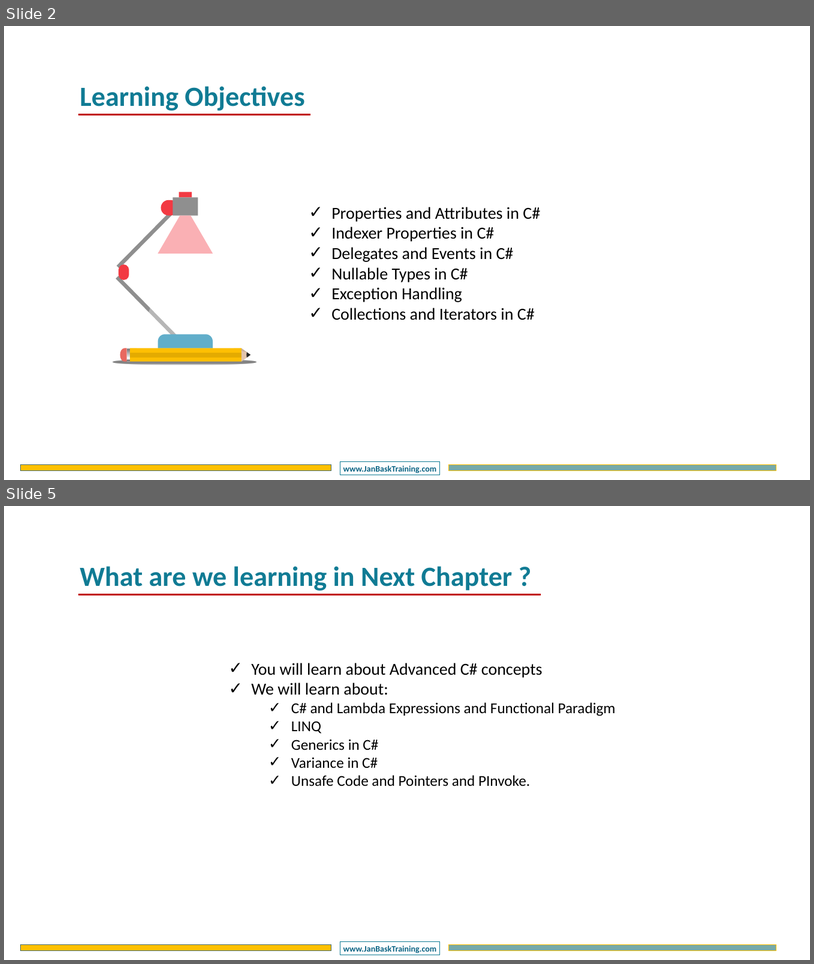
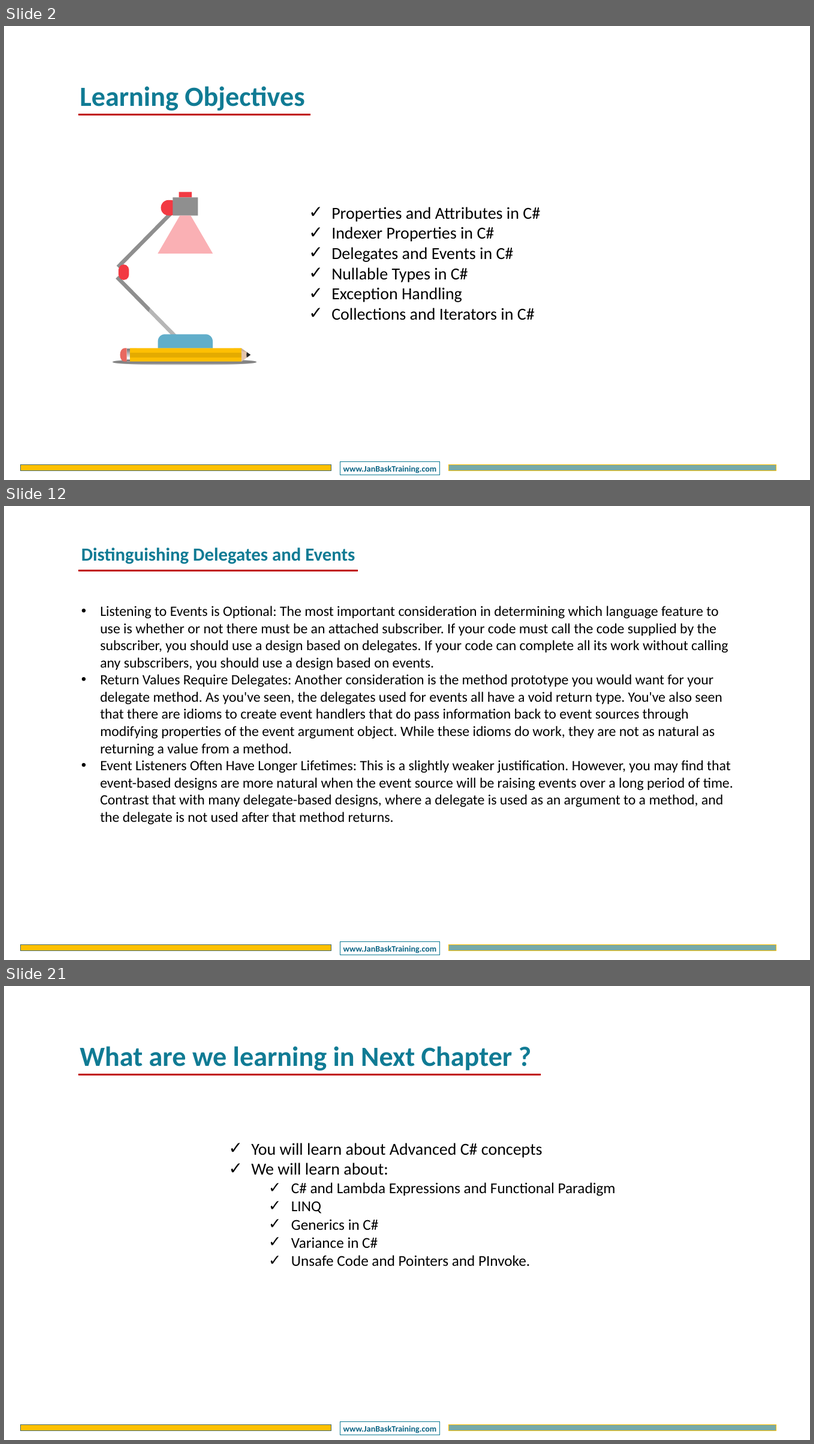
Before and after one commit to DotNetTraining/DotNetEssentials, a slide deck: slides/OOPC/OOPC - Chapter3.pptx. Shown one above the other, each under a label of ours: slides 2 and 5 before the commit, slides 2, 12 and 21 after it; the slides between them are not shown. The pictures are 814x964 and 814x1444 pixels, drawn with LibreOffice and Linux fonts; fonts in the diff are those of the drawing; background and template pictures are left out. Boxes give left, top, right and bottom in pixels: in the first picture for what was removed or moved away, otherwise in the second. Text is boxed around its words. In the diff, an @@ line names an element or a change of style, - is before the commit and + after.

```diff
--- a/slides/OOPC/OOPC - Chapter3.pptx
+++ b/slides/OOPC/OOPC - Chapter3.pptx
@@ slide 12 added at (4, 506, 810, 960), background #FFFFFF; not listed: 3 template elements that a slide beside it also shows @@
@@ text added at (81, 547, 355, 564), 44 pt, text #107B94, bold @@
+Distinguishing Delegates and Events
@@ line added from (78, 571) to (358, 571), #C00000 4.5 pt @@
@@ text added at (100, 606, 734, 824), 34 pt, text #000000 @@
+• Listening to Events is Optional: The most important consideration in determining which language feature to use is whether or not there must be an attached subscriber. If your code must call the code supplied by the subscriber, you should use a design based on delegates. If your code can complete all its work without calling any subscribers, you should use a design based on events.
+• Return Values Require Delegates: Another consideration is the method prototype you would want for your delegate method. As you've seen, the delegates used for events all have a void return type. You've also seen that there are idioms to create event handlers that do pass information back to event sources through modifying properties of the event argument object. While these idioms do work, they are not as natural as returning a value from a method.
+• Event Listeners Often Have Longer Lifetimes: This is a slightly weaker justification. However, you may find that event-based designs are more natural when the event source will be raising events over a long period of time. Contrast that with many delegate-based designs, where a delegate is used as an argument to a method, and the delegate is not used after that method returns.
@@ what was slide 5 is now slide 21 @@
```
Also in this commit, not shown: 1 slide changed, 16 other slides added, 1 slide removed, 14 other files.
